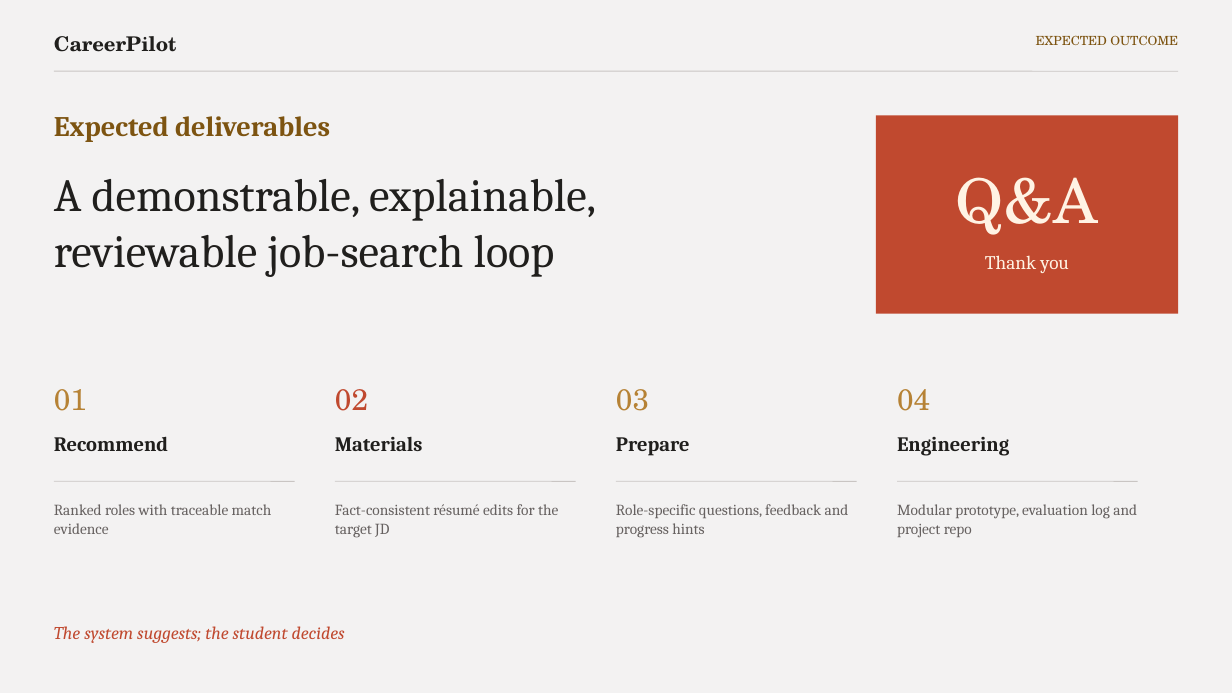
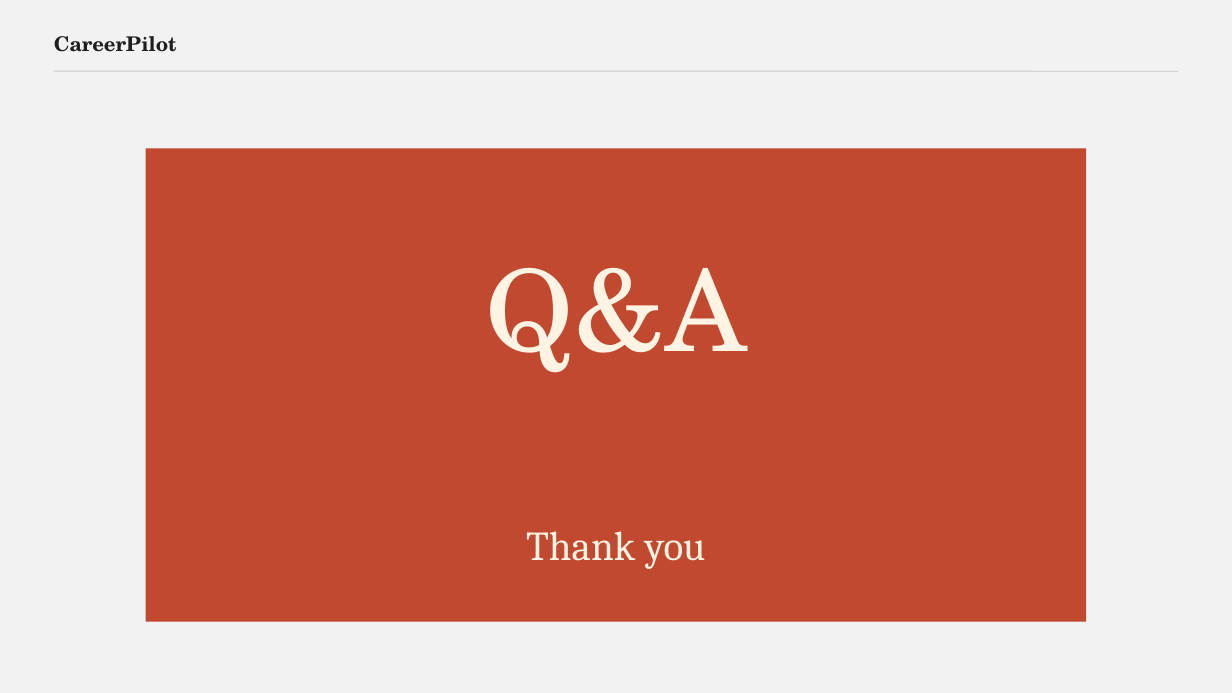
Before and after one commit to Melody5Sun/IRS-v1, a slide deck: slide 10 of IT-CareerPilot-Project-Proposal-Final-EN-15min.pptx. Drawn at 1232x693 pixels with LibreOffice and Linux fonts; fonts in the diff are those of the drawing. Boxes give left, top, right and bottom in pixels: in the first picture for what was removed or moved away, otherwise in the second. Text is boxed around its words. In the diff, an @@ line names an element or a change of style, - is before the commit and + after.

Commit message:
最终版ppt

```diff
--- a/IT-CareerPilot-Project-Proposal-Final-EN-15min.pptx
+++ b/IT-CareerPilot-Project-Proposal-Final-EN-15min.pptx
@@ text removed at bbox=[1036, 35, 1178, 45] @@
-EXPECTED OUTCOME
@@ text removed at bbox=[54, 116, 330, 142] @@
-Expected deliverables
@@ rectangle: place and size @@
-rectangle at bbox=[876, 116, 1178, 314]
+rectangle at bbox=[146, 149, 1087, 622]
@@ text removed at bbox=[54, 179, 596, 277] @@
-A demonstrable, explainable,
-reviewable job-search loop
@@ text "Q&A": place and size @@
-text "Q&A" at bbox=[956, 177, 1099, 235]
+text "Q&A" at bbox=[485, 268, 746, 373]
@@ text "Q&A" at bbox=[485, 268, 746, 373]: size 48 to 88 pt @@
@@ text removed at bbox=[54, 389, 87, 411] @@
-01
@@ text removed at bbox=[335, 389, 368, 411] @@
-02
@@ text removed at bbox=[616, 389, 649, 411] @@
-03
@@ text removed at bbox=[897, 389, 930, 411] @@
-04
@@ text removed at bbox=[54, 436, 168, 451] @@
-Recommend
@@ text removed at bbox=[335, 437, 423, 451] @@
-Materials
@@ text removed at bbox=[616, 437, 690, 456] @@
-Prepare
@@ text removed at bbox=[897, 437, 1009, 456] @@
-Engineering
@@ line removed from (54, 482) to (295, 482) @@
@@ text removed at bbox=[54, 504, 272, 534] @@
-Ranked roles with traceable match evidence
@@ line removed from (335, 482) to (576, 482) @@
@@ text removed at bbox=[335, 504, 558, 538] @@
-Fact-consistent résumé edits for the target JD
@@ line removed from (616, 482) to (857, 482) @@
@@ text removed at bbox=[616, 504, 849, 538] @@
-Role-specific questions, feedback and progress hints
@@ line removed from (897, 482) to (1138, 482) @@
@@ text removed at bbox=[897, 504, 1137, 537] @@
-Modular prototype, evaluation log and project repo
@@ text "Thank you": place and size @@
-text "Thank you" at bbox=[985, 255, 1069, 273]
+text "Thank you" at bbox=[526, 531, 706, 569]
@@ text "Thank you" at bbox=[526, 531, 706, 569]: size 15 to 32 pt @@
@@ text removed at bbox=[54, 626, 345, 643] @@
-The system suggests; the student decides
```
